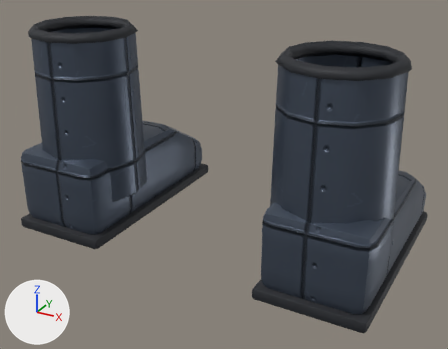
What one commit did to the glTF model art/armor/boots_bulwark.grunt.glb.
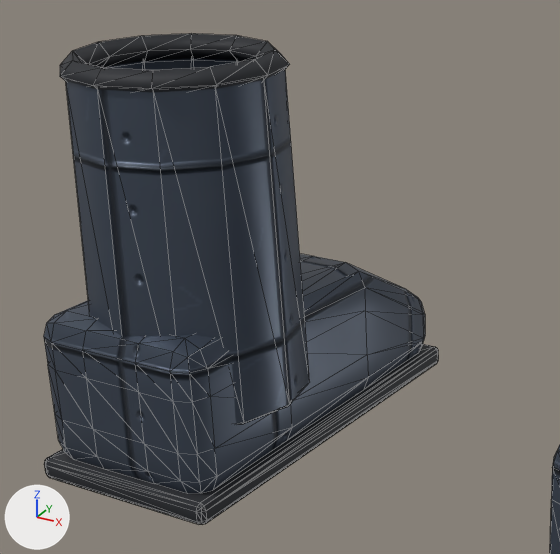
The first picture shows the older version from a 50 mm camera at (0.434, -0.721, 0.486) aimed at (0.01, 0.051, 0.101). The close-ups show the older and then the newer version on the part from 0% to 59% of the width and 0% to 75% of the height of that picture. Only the edits that show in the close-ups are written down. Every picture has the same lights, and +X, +Y and +Z are marked at lower left. The close-ups show mesh edges as thin lines. Vertices at exactly the same position are counted once.

The first close-up shows 'calf_l__shaft_l.001', 'foot_l__boot_l.001' and 1 more.
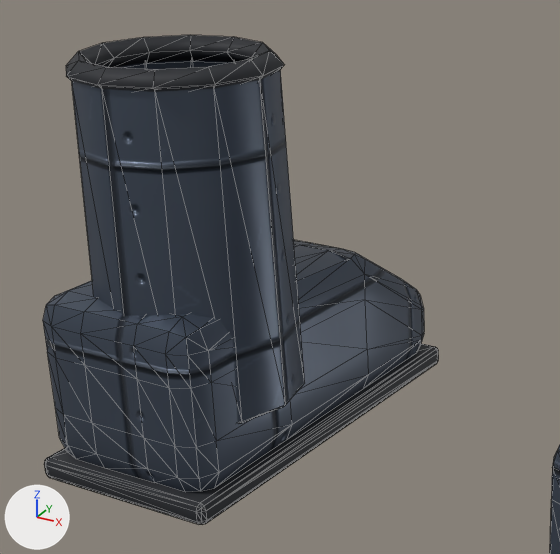
Pixel boxes [x1, y1, x2, y2] of what changed, in the close-ups (560 x 554 px; the box of a moved part takes in the faces that stretch with it):
```json
{"object": "calf_l__shaft_l.001", "change": "rescaled", "before": [60, 34, 310, 425], "after": [66, 35, 305, 423]}
{"object": "foot_l__boot_l.001", "change": "reshaped", "before": [44, 254, 439, 525], "after": [43, 240, 439, 525]}
{"part": 2, "of": "me_foot_l__boot_l_001", "change": "moved or reshaped", "before": [47, 254, 425, 494], "after": [46, 240, 424, 492]}
{"part": 3, "of": "me_foot_l__boot_l_001", "change": "surface changed", "before": [44, 298, 425, 446], "after": [43, 291, 424, 427]}
```

Edits to the scene script, one JSON object a line:
```json
{"block": "me_calf_l__shaft_l_001", "where": "# used by ob_calf_l__shaft_l_001; location = (0.0, 0.0, 0.0)"}
{"op": "remove", "block": "me_calf_l__shaft_l_001", "code": "me_calf_l__shaft_l_001.from_pydata(...)  # 144 vertices, 288 faces; spans x -0.285..-0.119, y -0.083..0.083, z 0.06..0.32"}
{"op": "add", "block": "me_calf_l__shaft_l_001", "code": "me_calf_l__shaft_l_001.from_pydata(...)  # 144 vertices, 288 faces; spans x -0.279..-0.122, y -0.081..0.077, z 0.06..0.32"}
{"block": "me_calf_l__shaft_l_001", "change": "me_calf_l__shaft_l_001 part 1: the whole mesh is scaled about its middle by (0.946, 0.946, 1), then moved by (0.002, -0.002, 0.0)"}
{"block": "me_foot_l__boot_l_001", "where": "# used by ob_foot_l__boot_l_001; location = (0.0, 0.0, 0.0)"}
{"op": "remove", "block": "me_foot_l__boot_l_001", "code": "me_foot_l__boot_l_001.from_pydata(...)  # 208 vertices, 408 faces; spans x -0.288..-0.131, y -0.096..0.247, z 0.0..0.136"}
{"op": "add", "block": "me_foot_l__boot_l_001", "code": "me_foot_l__boot_l_001.from_pydata(...)  # 218 vertices, 428 faces; spans x -0.288..-0.131, y -0.096..0.247, z 0.0..0.151"}
{"block": "me_foot_l__boot_l_001", "change": "me_foot_l__boot_l_001 part 2"}
{"block": "me_foot_l__boot_l_001", "change": "14 vertices are removed from x -0.284..-0.135, y 0.13..0.241, z 0.049..0.131"}
{"block": "me_foot_l__boot_l_001", "change": "57 faces are deleted"}
{"block": "me_foot_l__boot_l_001", "change": "10 vertices in x -0.284..-0.135, y -0.09..0.241, z 0.031 move by (0.0, 0.0, 0.002)"}
{"block": "me_foot_l__boot_l_001", "change": "6 vertices in x -0.284..-0.135, y -0.09..0.13, z 0.052..0.053 move by (0.0, 0.0, 0.005)"}
{"block": "me_foot_l__boot_l_001", "change": "4 vertices in x -0.284..-0.135, y -0.09..0.02, z 0.094 move by (0.0, 0.0, 0.011)"}
{"block": "me_foot_l__boot_l_001", "change": "4 vertices in x -0.284..-0.135, y 0.222, z 0.056..0.059 move by (0.0, -0.002, 0.007)"}
{"block": "me_foot_l__boot_l_001", "change": "4 vertices in x -0.284..-0.135, y -0.09..0.02, z 0.116..0.117 move by (0.0, 0.0, 0.013)"}
{"block": "me_foot_l__boot_l_001", "change": "3 vertices in x -0.266, y -0.09..0.241, z 0.031 move by (0.003, 0.0, 0.002)"}
{"block": "me_foot_l__boot_l_001", "change": "103 vertices move from x -0.284..-0.135, y -0.09..0.241, z 0.012..0.136 to x -0.284..-0.135, y -0.09..0.241, z 0.012..0.151"}
{"block": "me_foot_l__boot_l_001", "change": "24 vertices are added at x -0.284..-0.135, y 0.11..0.241, z 0.054..0.147"}
{"block": "me_foot_l__boot_l_001", "change": "77 new faces join them, mat_armor_heavy"}
{"block": "me_foot_l__boot_l_001", "change": "me_foot_l__boot_l_001 part 3: 100 kept faces spanning x -0.284..-0.135, y -0.09..0.241, z 0.033..0.145 get new texture (UV) coordinates"}
```
